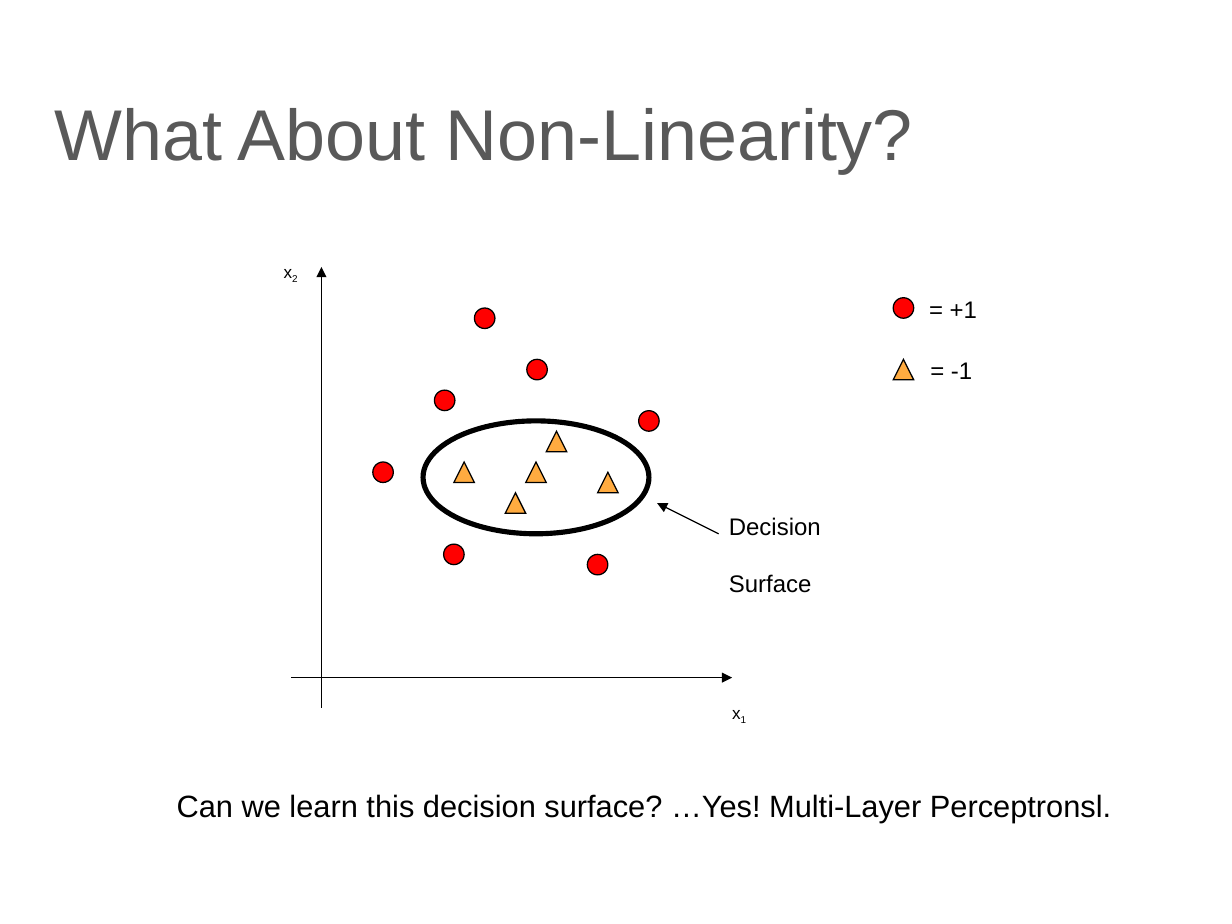
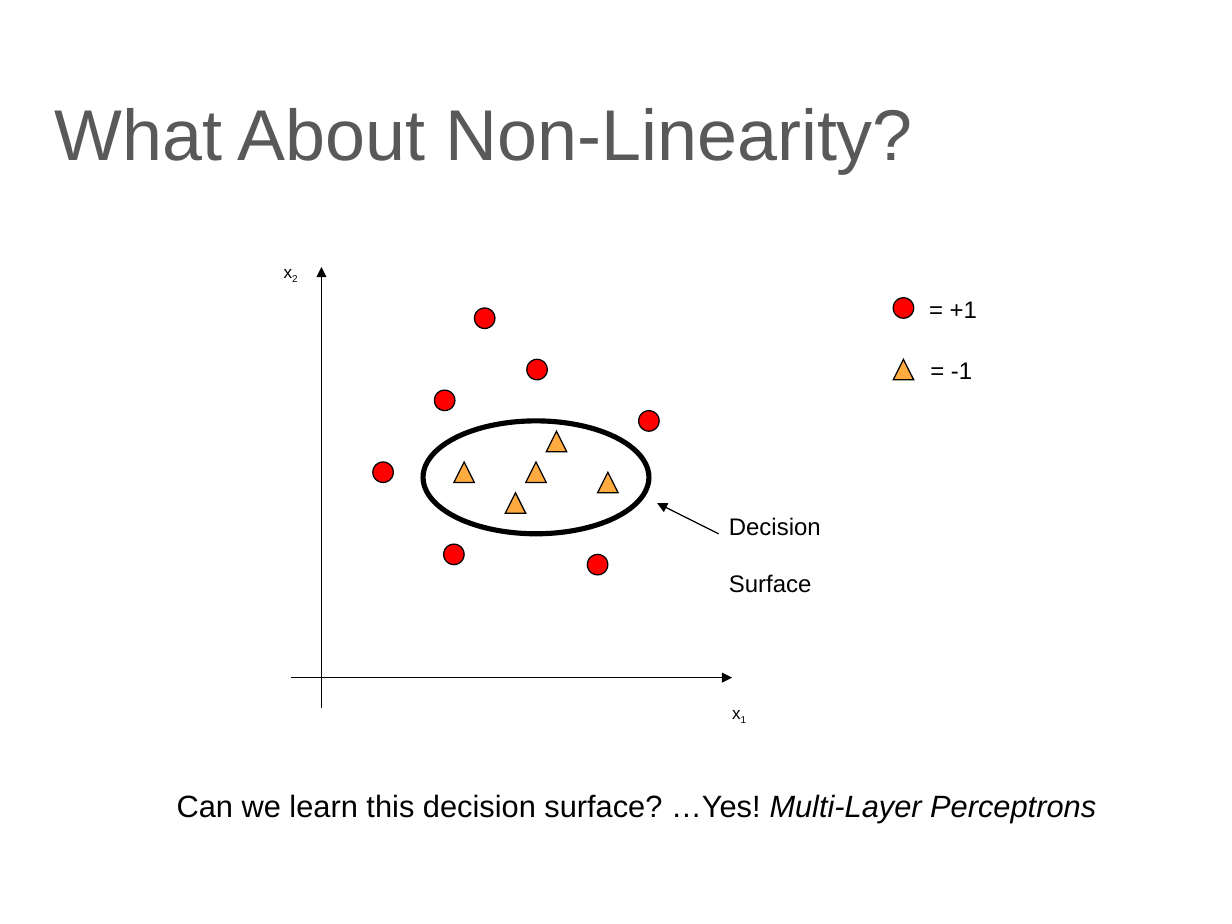
Before and after one commit to lutzhamel/CSC310, a slide deck: slide 8 of notes/14-ANN.pptx. Drawn at 1232x924 pixels with LibreOffice and Linux fonts; fonts in the diff are those of the drawing. Boxes give left, top, right and bottom in pixels: in the first picture for what was removed or moved away, otherwise in the second. Text is boxed around its words. In the diff, an @@ line names an element or a change of style, - is before the commit and + after.

```diff
--- a/notes/14-ANN.pptx
+++ b/notes/14-ANN.pptx
@@ text at (177, 794, 1096, 822): text changed @@
-Can we learn this decision surface? …Yes! Multi-Layer Perceptronsl.
+Can we learn this decision surface? …Yes! Multi-Layer Perceptrons
```
Also in this commit, not shown: 9 other slides changed, 3 other files.
